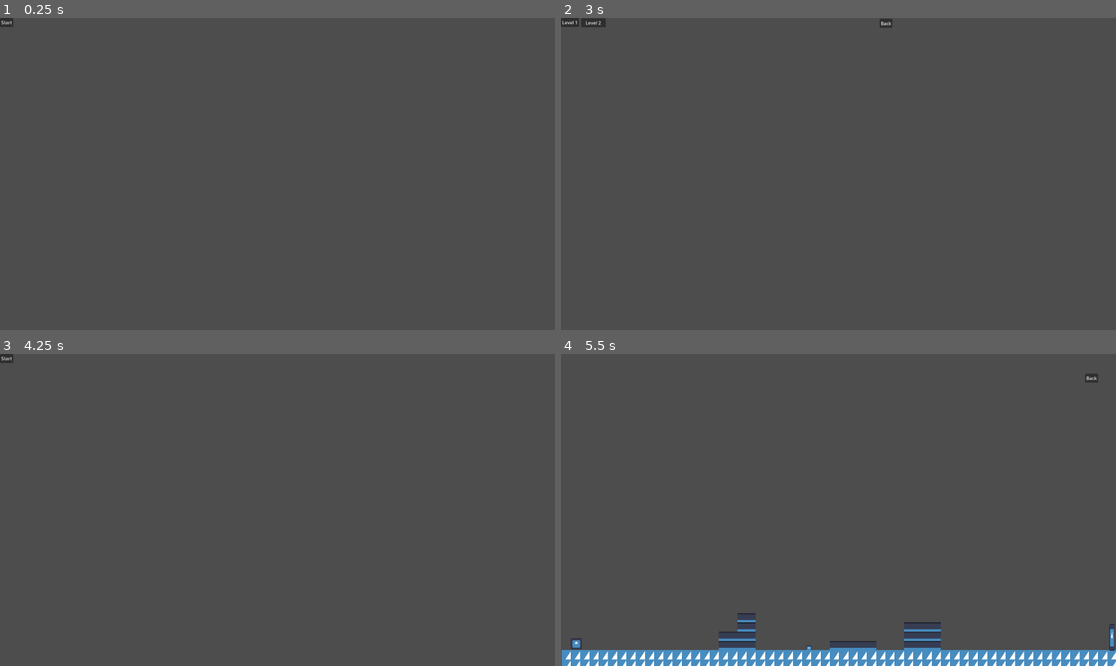
Above: before the commit, frames 1-4 (two rows, left to right).
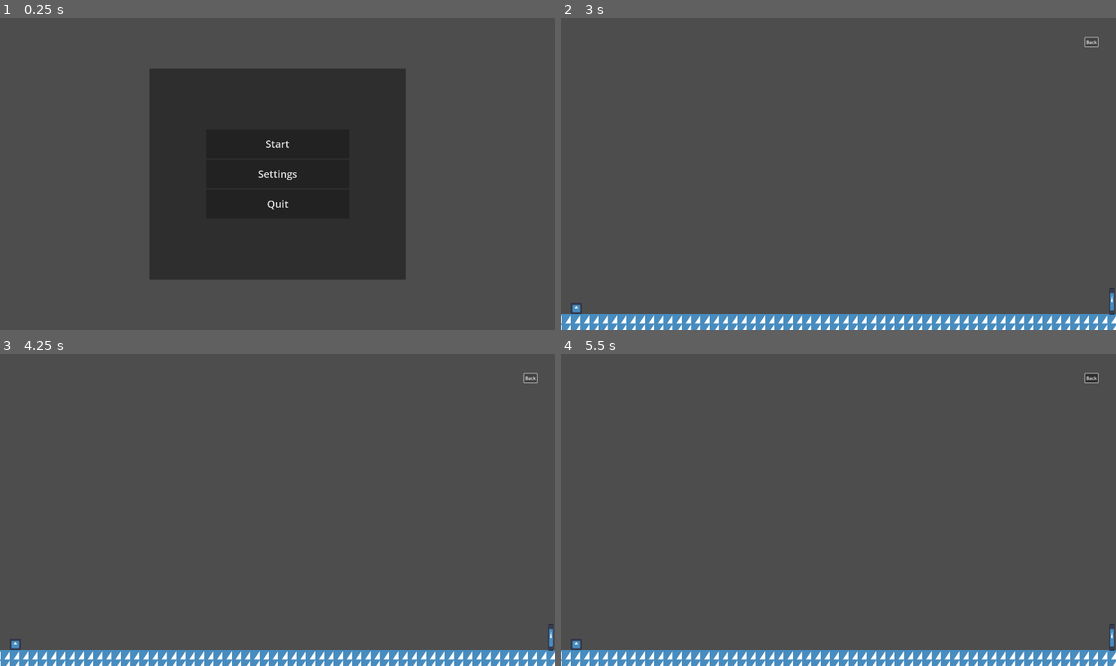
Above: after the commit, the same moments.

Repository: cokid-git/game-jam-project
Game: Godot game, scene res://scenes/start_menu.tscn
Same seed, same stepped clock (60 frames per second), same inputs: the game is played once before the commit and once after it. Before the commit the project starts from res://scenes/title.tscn. The engine's default icon, where the game draws it, is replaced by a stand-in: a white triangle on a blue panel in a dark square.
Inputs (mouse positions are in pixels of both pictures, inside the frame that each line leads up to):
- Up to frame 1 (0.25 s): no input
- Up to frame 2 (3 s): click (838, 174) at 0.5 s, where only the run after the commit has a clickable "Settings"; click "Start" at 1.25 s; click "Level 2" at 2 s; click "Back" at 2.75 s
- Up to frame 3 (4.25 s): click "Back" at 3.5 s
- Up to frame 4 (5.5 s): click (566, 357) at 4.25 s, where only the run before the commit has a clickable "Start"; click (572, 357) at 5 s, where only the run before the commit has a clickable "Level 1"

The runs differ from the first frame. In frame 1, 31% of the frame differs, in the area x 0-74%, y 0-84%; in frame 2, 5.5%; in frame 3, 5.3%; in frame 4, 0.7%.

Commit message:
remove title; add start menu; optimize scripts

Diff:
--- a/project.godot
+++ b/project.godot
@@ -11,7 +11,7 @@
 [application]
 
 config/name="Game Jam Project"
-run/main_scene="uid://br4n3xv02gsup"
+run/main_scene="uid://c7fwen2kcobeq"
 config/features=PackedStringArray("4.5", "GL Compatibility")
 config/icon="res://icon.svg"
 
--- a/scenes/back_button.tscn
+++ b/scenes/back_button.tscn
@@ -3,8 +3,12 @@
 [ext_resource type="Script" uid="uid://buvqs7blin657" path="res://scripts/back_button.gd" id="1_mki26"]
 
 [node name="backButton" type="Button"]
-offset_right = 8.0
-offset_bottom = 8.0
+offset_left = 66.0
+offset_top = 84.0
+offset_right = 136.0
+offset_bottom = 129.0
+size_flags_horizontal = 4
+size_flags_vertical = 4
 text = "Back"
 script = ExtResource("1_mki26")
 
--- a/scenes/start_menu.tscn
+++ b/scenes/start_menu.tscn
@@ -1,4 +1,6 @@
-[gd_scene load_steps=0 format=3 uid="uid://c7fwen2kcobeq"]
+[gd_scene load_steps=2 format=3 uid="uid://c7fwen2kcobeq"]
+
+[ext_resource type="Script" uid="uid://cwh6ada2hoxux" path="res://scripts/start_menu.gd" id="1_ouf4f"]
 
 [node name="Control" type="Control"]
 layout_mode = 3
@@ -7,6 +9,7 @@
 anchor_bottom = 1.0
 grow_horizontal = 2
 grow_vertical = 2
+script = ExtResource("1_ouf4f")
 
 [node name="Panel" type="Panel" parent="."]
 layout_mode = 1
@@ -54,3 +57,7 @@
 layout_mode = 2
 theme_override_font_sizes/font_size = 35
 text = "Quit"
+
+[connection signal="pressed" from="Panel/VBoxContainer/Start_btn" to="." method="_on_start_btn_pressed"]
+[connection signal="pressed" from="Panel/VBoxContainer/Settings_btn" to="." method="_on_settings_btn_pressed"]
+[connection signal="pressed" from="Panel/VBoxContainer/Quit_btn" to="." method="_on_quit_btn_pressed"]
--- a/scenes/title.tscn
+++ /dev/null
@@ -1,20 +0,0 @@
-[gd_scene load_steps=2 format=3 uid="uid://br4n3xv02gsup"]
-
-[ext_resource type="Script" uid="uid://dxxmoaygjuf27" path="res://scripts/title.gd" id="1_4ignj"]
-
-[node name="title" type="Node2D"]
-script = ExtResource("1_4ignj")
-
-[node name="Control" type="Control" parent="."]
-layout_mode = 3
-anchors_preset = 0
-offset_right = 40.0
-offset_bottom = 40.0
-
-[node name="Button" type="Button" parent="Control"]
-layout_mode = 0
-offset_right = 8.0
-offset_bottom = 8.0
-text = "Start"
-
-[connection signal="pressed" from="Control/Button" to="." method="_on_button_pressed"]
--- a/scripts/back_button.gd
+++ b/scripts/back_button.gd
@@ -1,8 +1,32 @@
 extends Control
 
+func _on_pressed() -> void:
+	var scene_name = get_tree().current_scene.name
 
-func _on_pressed() -> void:
-	if get_tree().current_scene.name != "levelSelect":
-		get_tree().change_scene_to_file("res://scenes/level_select.tscn")
+	# Ensure the current scene is properly loaded before attempting to switch
+	if scene_name == "":
+		print("Warning: Current scene is not properly initialized.")
+		return
+
+	# Define the target scene based on the current scene name
+	var target_scene = ""
+
+	if scene_name == "levelSelect":
+		target_scene = "res://scenes/start_menu.tscn"
+	elif scene_name == "start_menu":
+		target_scene = "res://scenes/level_select.tscn"
 	else:
-		get_tree().change_scene_to_file("res://scenes/title.tscn")
+		print("Warning: Unknown current scene name: %s. No scene transition performed." % scene_name)
+		return
+
+
+
+	# Check if the scene is already loaded in memory
+	var scene = ResourceLoader.load(target_scene)
+	if scene == null:
+		print("Error: Failed to load scene '%s'." % target_scene)
+		return
+
+	# Change the scene if all checks pass
+	print("Changing scene to: %s" % target_scene)
+	get_tree().change_scene_to_file(target_scene)
--- a/scripts/darkness.gd
+++ b/scripts/darkness.gd
@@ -6,4 +6,12 @@
 func _process(delta):
 	if Global.enableDarkness == true:
 		if self_modulate.a <= 1.0:
-			self_modulate.a += 0.02
+			var speed := 9.0  # Try higher if nothing happens
+			var target := 1.0
+			var t:float = delta * speed
+			self_modulate.a = lerp(self_modulate.a, target, t)
+
+
+				# Debug
+			print("Alpha:", self_modulate.a)
+			#self_modulate.a += 0.2
--- a/scripts/level_select.gd
+++ b/scripts/level_select.gd
@@ -1,17 +1,22 @@
 extends Node2D
 
+# Mapping level numbers to scene paths
+const LEVEL_SCENES := {
+	1: "res://scenes/main_one.tscn",
+	2: "res://scenes/main_two.tscn",
+}
 
 func _on_one_pressed() -> void:
-	Global.level = 1
-	runLevel()
+	load_level(1)
 
 func _on_two_pressed() -> void:
-	Global.level = 2
-	runLevel()
+	load_level(2)
 
+func load_level(level: int) -> void:
+	Global.level = level
 
-func runLevel():
-	if Global.level == 1:
-		get_tree().change_scene_to_file("res://scenes/main_one.tscn")
-	if Global.level == 2:
-		get_tree().change_scene_to_file("res://scenes/main_two.tscn")
+	var scene_path:String= LEVEL_SCENES.get(level)
+	if scene_path:
+		get_tree().change_scene_to_file(scene_path)
+	else:
+		push_error("No scene mapped for level %d" % level)
--- /dev/null
+++ b/scripts/start_menu.gd
@@ -0,0 +1,16 @@
+extends Control
+
+
+func _on_start_btn_pressed() -> void:
+	get_tree().change_scene_to_file("res://scenes/level_select.tscn")
+
+
+
+func _on_settings_btn_pressed() -> void:
+	print("TODO THIS")
+
+
+
+
+func _on_quit_btn_pressed() -> void:
+	get_tree().quit()
Not shown, added: scripts/start_menu.gd.uid
